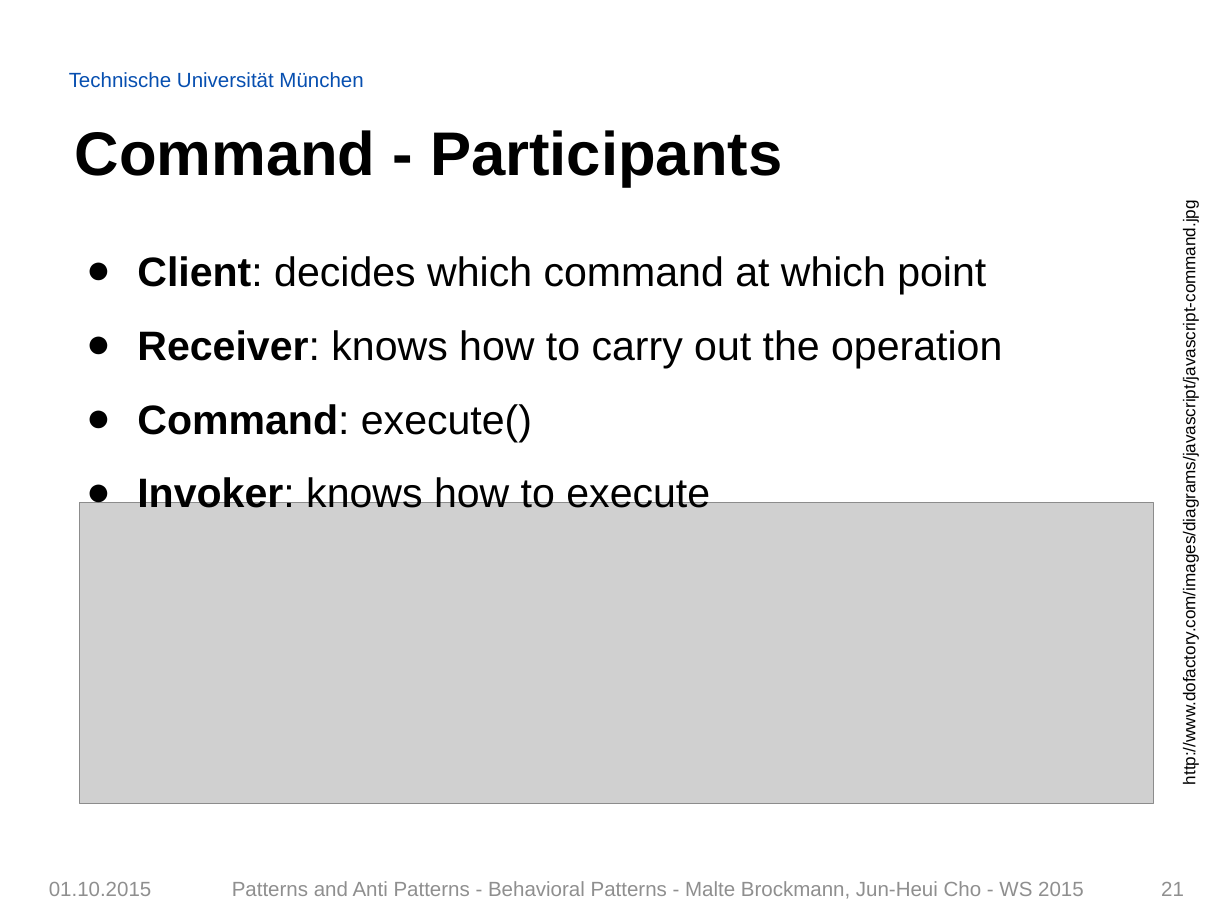
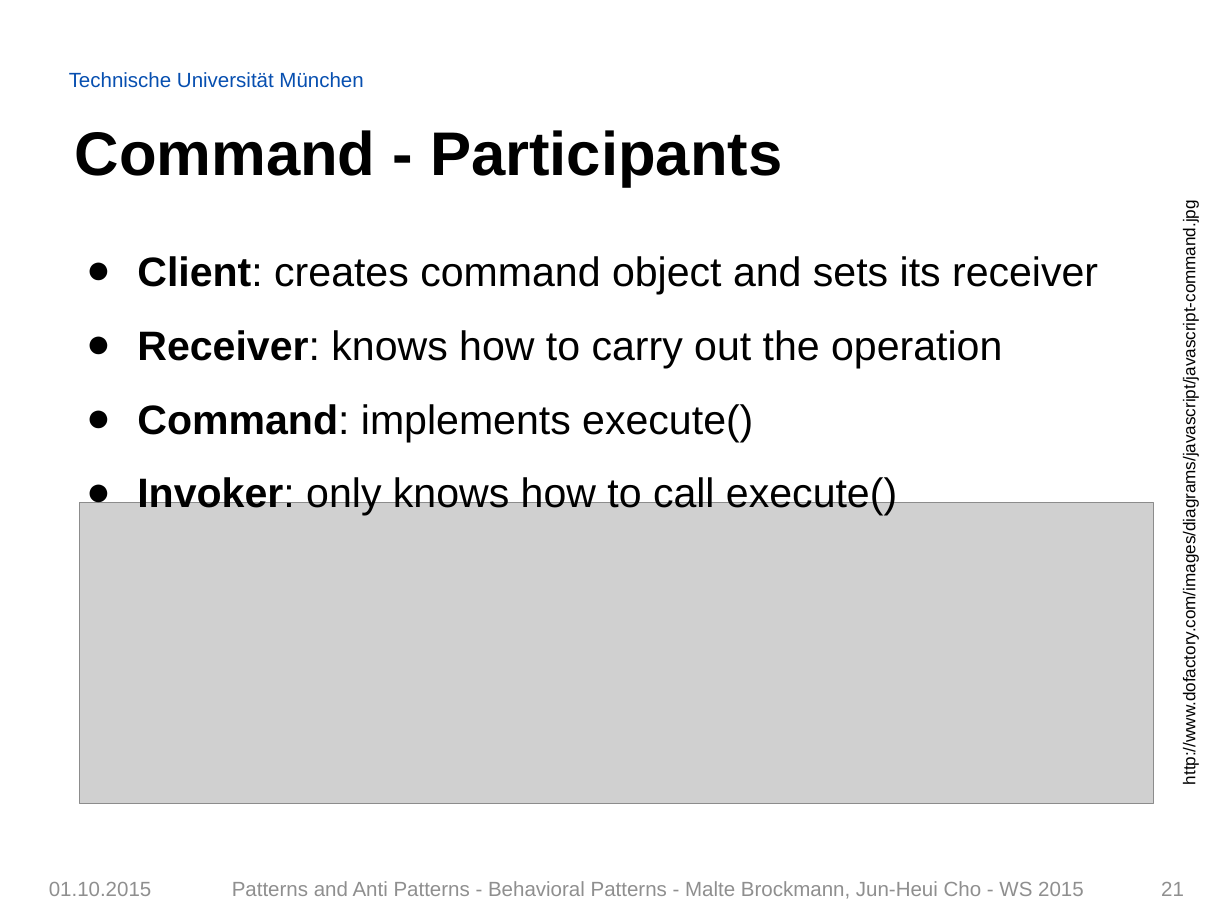
Before and after one commit to Painted6/Behavioral-design-patterns, a slide deck: slide 21 of Behavioral Patterns - JS Patterns and Anti Patterns.pptx. Drawn at 1232x924 pixels with LibreOffice and Linux fonts; fonts in the diff are those of the drawing; grey boxes stand for pictures; background and template pictures are left out. Boxes give left, top, right and bottom in pixels: in the first picture for what was removed or moved away, otherwise in the second. Text is boxed around its words. In the diff, an @@ line names an element or a change of style, - is before the commit and + after.

```diff
--- a/Behavioral Patterns - JS Patterns and Anti Patterns.pptx
+++ b/Behavioral Patterns - JS Patterns and Anti Patterns.pptx
@@ text at (x1=137, y1=256, x2=1098, y2=294): text changed @@
-● Client: decides which command at which point
+● Client: creates command object and sets its receiver
@@ text at (x1=137, y1=404, x2=897, y2=516): text changed @@
-● Command: execute()
-● Invoker: knows how to execute
+● Command: implements execute()
+● Invoker: only knows how to call execute()
```
Also in this commit, not shown: 3 other slides changed, 1 other file.
